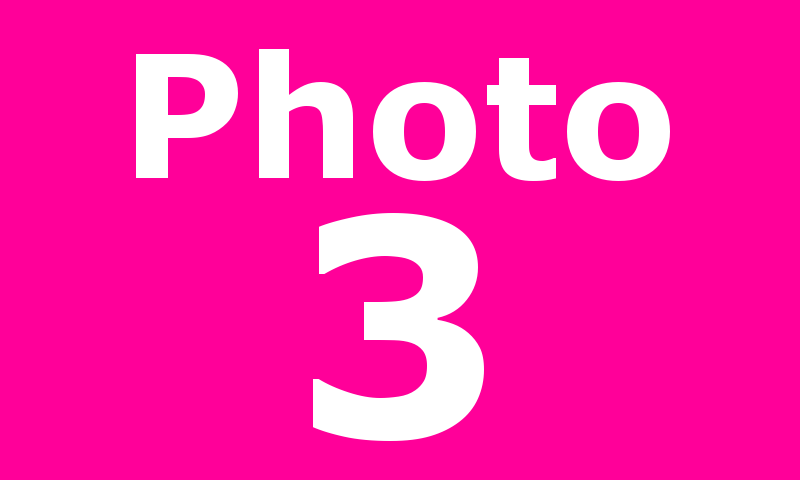
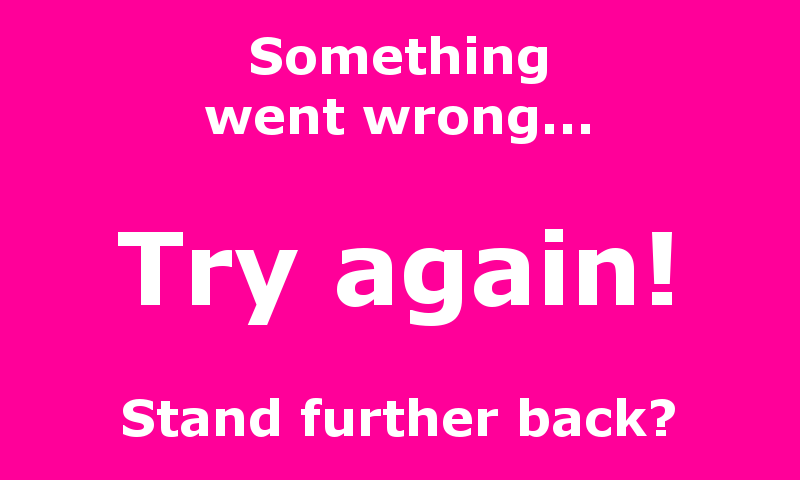
Revision of a layered 800×480 image; what changed, layer by layer:
hid "Photo ..." over [136, 49, 670, 441]
added layer "Something ..." above "Background" over [118, 36, 675, 437]
